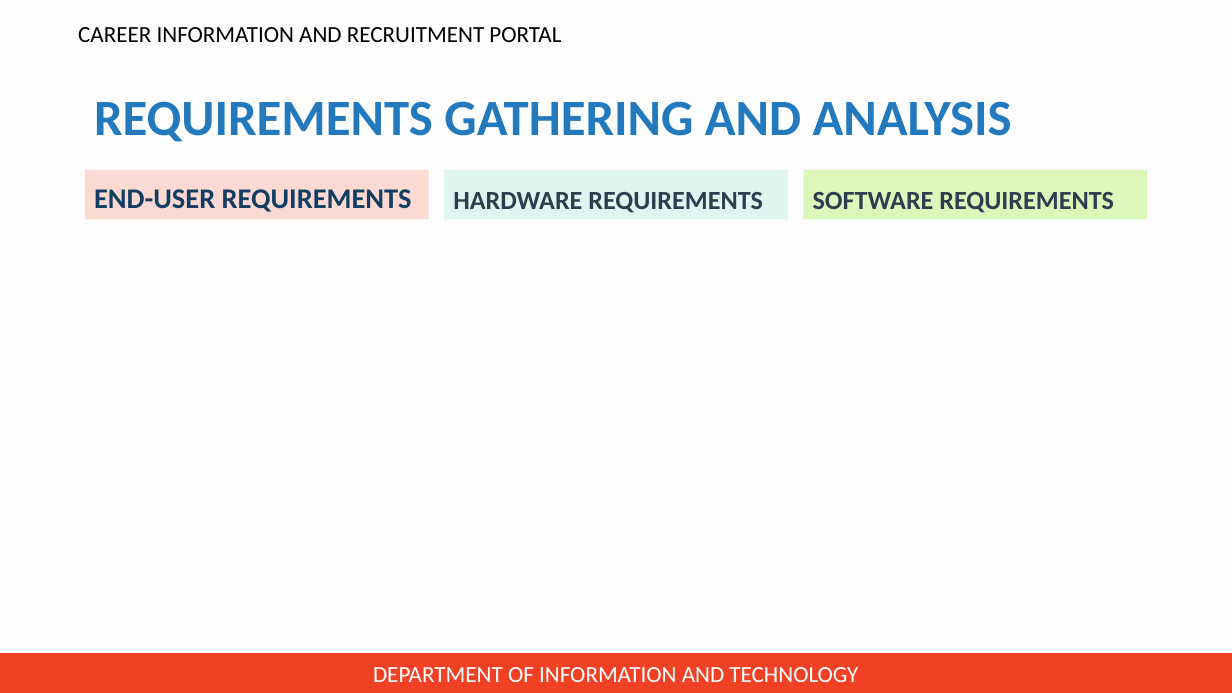
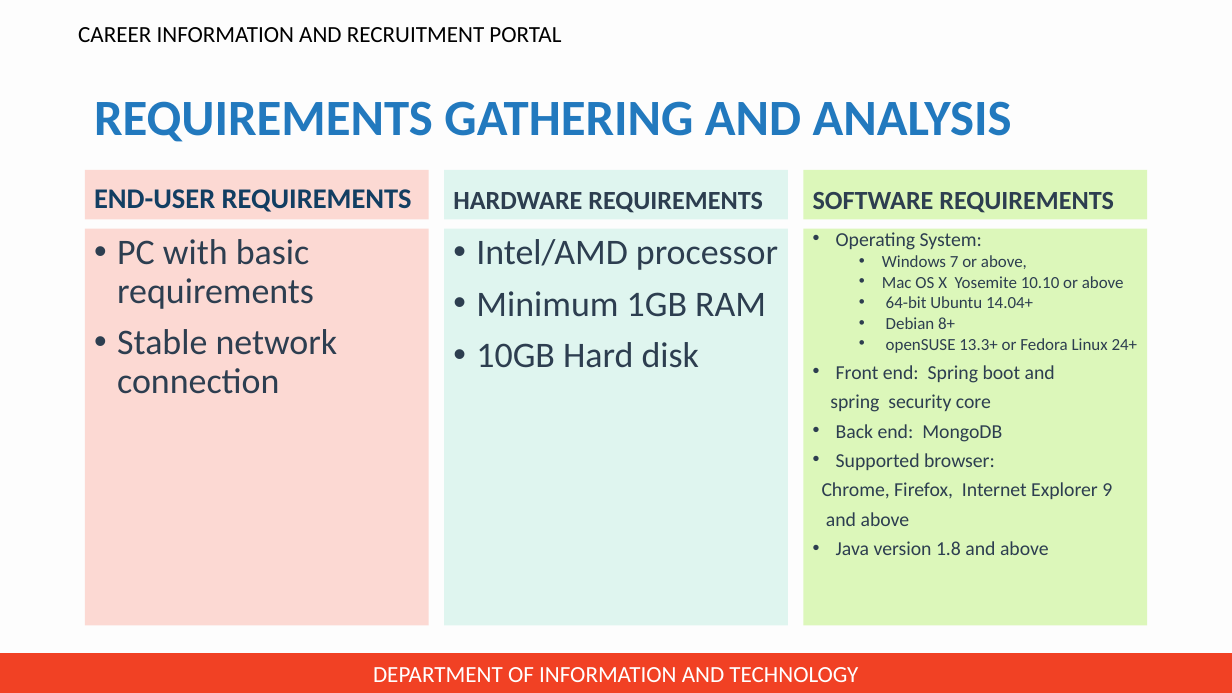
Before and after one commit to jincy-p-janardhanan/Career-Information-and-Recruitment-Portal, a slide deck: slide 7 of Presentation for zeroth review/PPT for zeroth review.pptx. Drawn at 1232x693 pixels with LibreOffice and Linux fonts; fonts in the diff are those of the drawing; background and template pictures are left out. Boxes give left, top, right and bottom in pixels: in the first picture for what was removed or moved away, otherwise in the second. Text is boxed around its words. In the diff, an @@ line names an element or a change of style, - is before the commit and + after.

```diff
--- a/Presentation for zeroth review/PPT for zeroth review.pptx
+++ b/Presentation for zeroth review/PPT for zeroth review.pptx
@@ text added at bbox=[85, 229, 429, 626], fill #FCD9D3, 28 pt, text #2D3E50 @@
+• PC with basic requirements
+• Stable network connection
@@ text added at bbox=[445, 229, 788, 626], fill #DFF5EF, 28 pt, text #2D3E50 @@
+• Intel/AMD processor
+• Minimum 1GB RAM
+• 10GB Hard disk
@@ text added at bbox=[803, 229, 1147, 626], fill #DCF7BA, 15.4 pt, text #2D3E50 @@
+• Operating System:
+  • Windows 7 or above,
+  • Mac OS X Yosemite 10.10 or above
+  • 64-bit Ubuntu 14.04+
+  • Debian 8+
+  • openSUSE 13.3+ or Fedora Linux 24+
+• Front end: Spring boot and
+spring security core
+• Back end: MongoDB
+• Supported browser:
+Chrome, Firefox, Internet Explorer 9
+and above
+• Java version 1.8 and above
```
Also in this commit, not shown: 2 other slides changed, 3 slides added, 3 slides removed.
